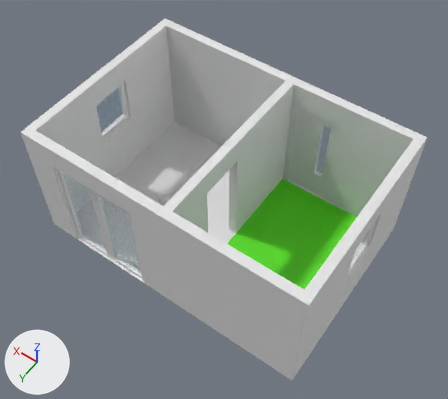
A saved change to the Blender file examples/house/simplehouse.blend.
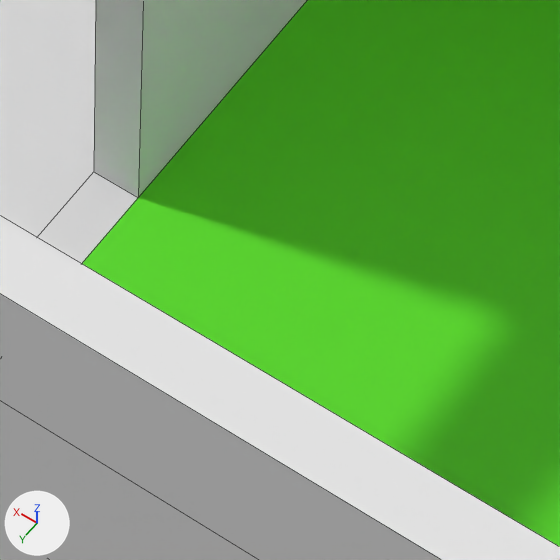
The first picture shows the older version from a camera (50 mm lens) standing at (-8.65, 13.46, 23.19) and looking at (0.84, 0.18, 2.31). The close-ups show both versions on the part from 48% to 67% of the width and 51% to 73% of the height of that picture; other places that the commit changed are outside them. The lights are fixed; the arrows at lower left show +X, +Y and +Z. The close-ups show mesh edges as thin lines.

The first close-up shows 'Building'.
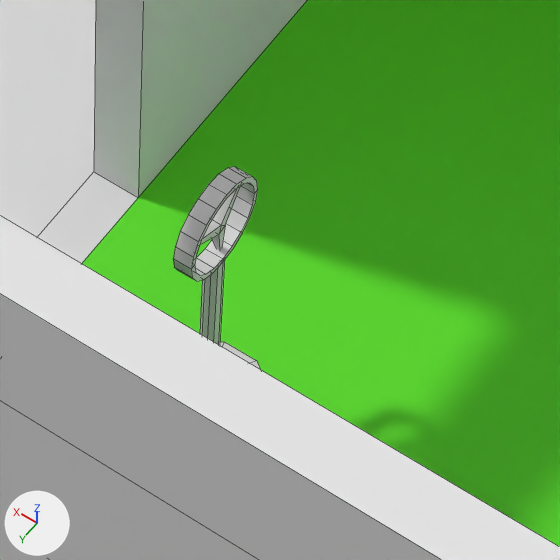
What changed in the scene script:
```text
Add me_cylinder_005:
    me_cylinder_005.from_pydata(...)  # 34 vertices, 33 faces; spans x -7.33..6.95, y -7.5..4.37, z -2.0..0.0
Add me_cylinder_002:
    me_cylinder_002.from_pydata(...)  # 80 vertices, 44 faces; spans x -1.0..1.0, y -1.0..1.0, z -1.0..-0.64
Add me_cylinder:
    me_cylinder.from_pydata(...)  # 30 vertices, 22 faces; spans x -0.95..0.95, y -1.0..1.0, z -1.0..2.82
Add ob_fan_wheel:
    ob_fan_wheel = bpy.data.objects.new('Fan-Wheel', me_cylinder_005)
    ob_fan_wheel.location = (-0.958, 1.065, 2.05)
    ob_fan_wheel.rotation_euler = (1.571, 0.157, 1.571)  # degrees (90, 9, 90)
    ob_fan_wheel.scale = (0.0457, 0.0457, 0.0457)
Add ob_cylinder_001:
    ob_cylinder_001 = bpy.data.objects.new('Cylinder.001', me_cylinder_002)
    ob_cylinder_001.location = (-0.688, 1.065, 2.06)
    ob_cylinder_001.rotation_euler = (1.571, 0.0, 1.57)  # degrees (90, 0, 90)
    ob_cylinder_001.scale = (0.384, 0.384, 0.384)
Add ob_cylinder:
    ob_cylinder = bpy.data.objects.new('Cylinder', me_cylinder)
    ob_cylinder.location = (-1.002, 1.066, 0.458)
    ob_cylinder.rotation_euler = (0.0, 0.0, 1.57)  # degrees (0, 0, 90)
    ob_cylinder.scale = (0.433, 0.433, 0.433)
```

What differs and where, as boxes (x1, y1, x2, y2) in the close-ups (560 x 560 px):
'Cylinder.001', added
    after: (173, 167, 258, 281)
'Cylinder', added
    after: (200, 260, 260, 369)
'Fan-Wheel', added
    after: (200, 187, 240, 250)
